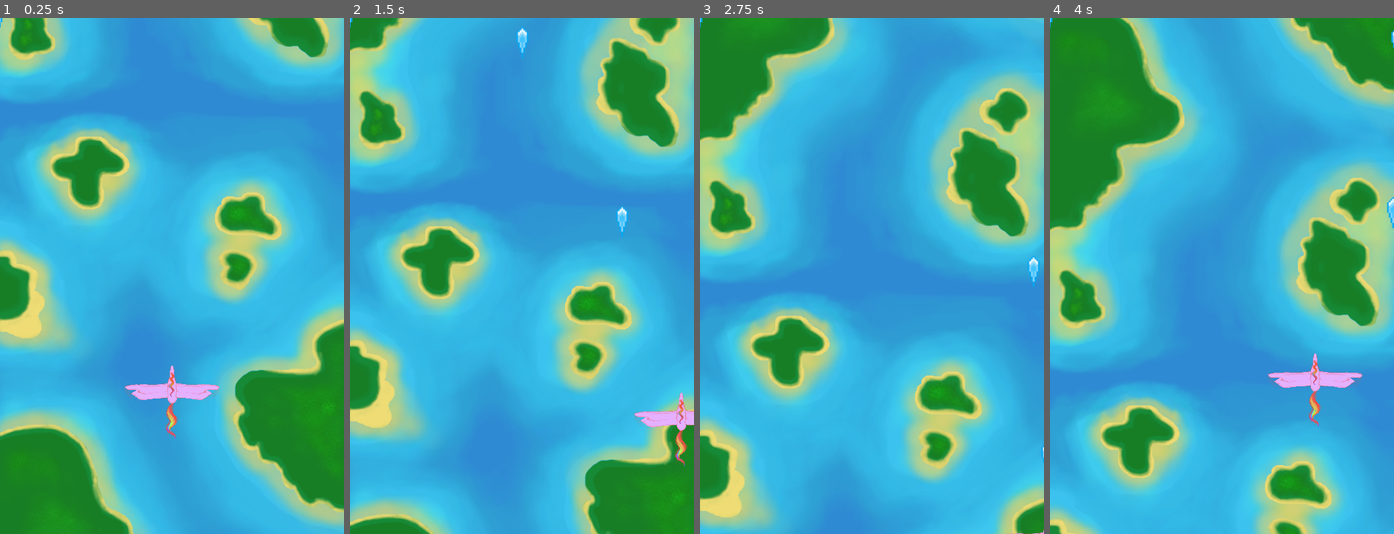
Above: before the commit, frames 1-4 (left to right).
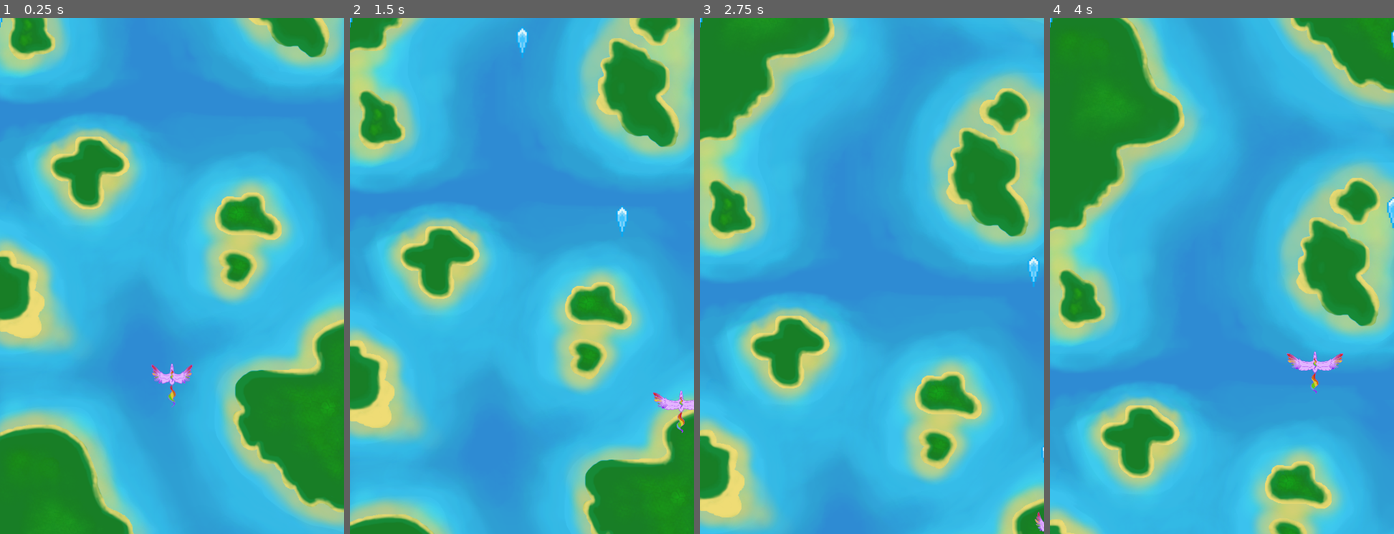
Above: after the commit, the same moments.

Repository: devkinn/rpg_game_jam_11_23
Game: Godot game, scene res://scenes/main.tscn
The game is run twice, just before and just after one commit, with the same random seed, the same clock (stepped at 60 frames per second) and the same inputs.
Inputs:
- Up to frame 1 (0.25 s): no input
- Up to frame 2 (1.5 s): hold D (move_right) 0.53-1.28 s; hold Space (shoot) 0.53-1.28 s; hold S (move_down) from 1.28 s (still down); tap Space (shoot) at 1.35 s
- Up to frame 3 (2.75 s): release S (move_down) at 2.03 s; hold D (move_right) from 2.03 s (still down); hold Space (shoot) from 2.03 s (still down)
- Up to frame 4 (4 s): release D (move_right) at 2.78 s; release Space (shoot) at 2.78 s; hold W (move_up) 2.78-3.53 s; tap Space (shoot) at 2.85 s; hold A (move_left) from 3.53 s (still down); hold Space (shoot) from 3.53 s (still down)

The runs differ from the first frame. In frame 1, 1.1% of the frame differs, in the area x 36-64%, y 66-82%; in frame 2, 0.8%; in frame 3, less than 0.1%; in frame 4, 1.2%, in the area x 63-91%, y 64-80%.

Commit message:
New assets imported

Diff:
--- a/scenes/player.tscn
+++ b/scenes/player.tscn
@@ -1,13 +1,24 @@
-[gd_scene load_steps=5 format=3 uid="uid://dlhra2v7ybiop"]
+[gd_scene load_steps=7 format=3 uid="uid://dlhra2v7ybiop"]
 
 [ext_resource type="Script" path="res://scripts/player/player_controller.gd" id="1_2pugp"]
-[ext_resource type="Texture2D" uid="uid://le8afxb65pqr" path="res://assets/player/Grafika_bez_nazwy_2.png" id="2_yq3m4"]
+[ext_resource type="Texture2D" uid="uid://7gx3qbfatamc" path="res://assets/player/Alikorn.png" id="2_l7d55"]
+[ext_resource type="Texture2D" uid="uid://dtbdpoxy7sh2a" path="res://assets/player/Alikorn_2.png" id="3_wwnlv"]
+[ext_resource type="Texture2D" uid="uid://docbb4d3cs5yx" path="res://assets/player/Alikorn_3.png" id="4_w5bhi"]
 
 [sub_resource type="SpriteFrames" id="SpriteFrames_1qtpv"]
 animations = [{
 "frames": [{
 "duration": 1.0,
-"texture": ExtResource("2_yq3m4")
+"texture": ExtResource("2_l7d55")
+}, {
+"duration": 1.0,
+"texture": ExtResource("3_wwnlv")
+}, {
+"duration": 1.0,
+"texture": ExtResource("4_w5bhi")
+}, {
+"duration": 1.0,
+"texture": ExtResource("3_wwnlv")
 }],
 "loop": true,
 "name": &"default",
@@ -24,9 +35,9 @@
 metadata/_edit_lock_ = true
 
 [node name="AnimatedSprite2D" type="AnimatedSprite2D" parent="."]
-position = Vector2(0, 23)
-scale = Vector2(0.15, 0.15)
+scale = Vector2(0.5, 0.5)
 sprite_frames = SubResource("SpriteFrames_1qtpv")
+frame_progress = 0.565571
 metadata/_edit_lock_ = true
 
 [node name="CollisionShape2D" type="CollisionShape2D" parent="."]
--- a/scripts/player/player_controller.gd
+++ b/scripts/player/player_controller.gd
@@ -9,6 +9,7 @@
 
 func _ready() -> void:
 	screen_size = get_viewport_rect().size
+	$AnimatedSprite2D.play()
 
 func _physics_process(delta: float) -> void:
 	direction.x = Input.get_axis("move_left", "move_right")
Binary file added: assets/player/Alikorn.png
Not shown, added: assets/player/Alikorn.png.import
Binary file added: assets/player/Alikorn_2.png
Not shown, changed: assets/player/Alikorn_2.png.import
Binary file added: assets/player/Alikorn_3.png
Not shown, added: assets/player/Alikorn_3.png.import
Binary file removed: assets/player/Grafika_bez_nazwy_2.png
Binary file removed: assets/player/Grafika_bez_nazwy_4.png
Binary file added: assets/player/Pegaz.png
Not shown, changed: assets/player/Pegaz.png.import
Binary file added: assets/player/Pegaz_2.png
Not shown, added: assets/player/Pegaz_2.png.import
(and 8 more such lines)
